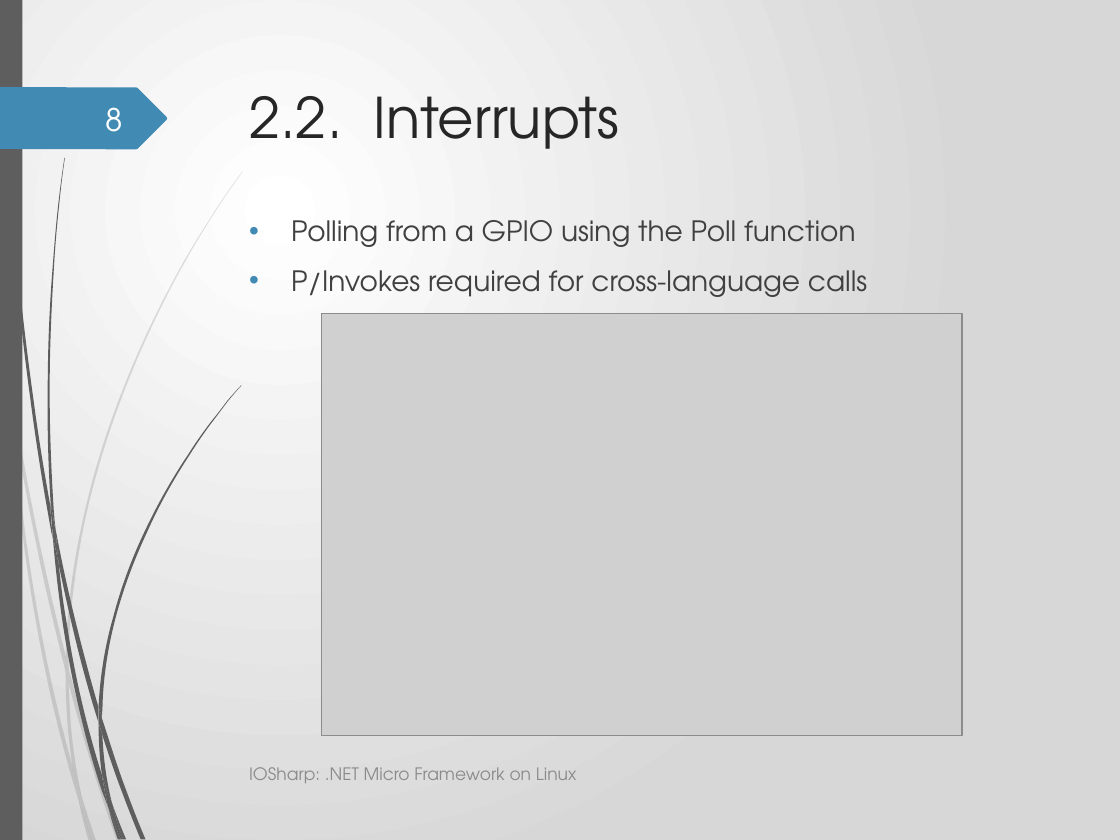
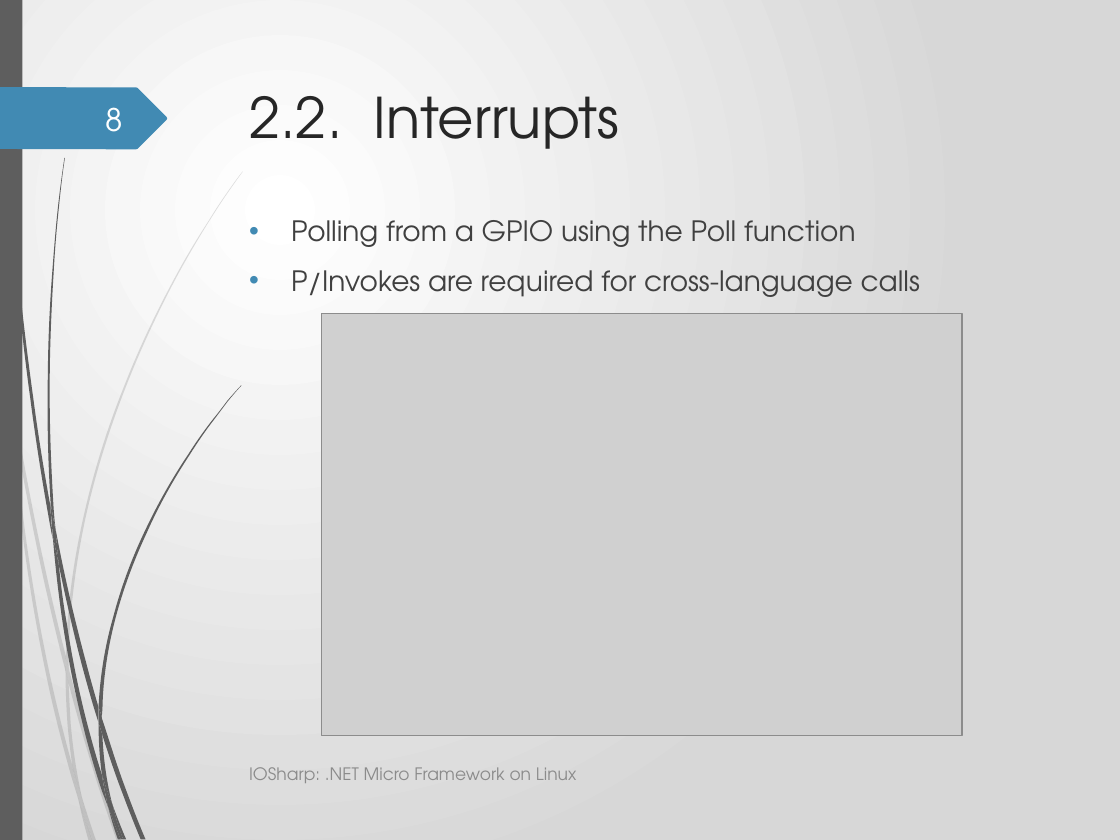
Before and after one commit to GerardSoleCa/BachelorThesisMisc, a slide deck: slide 8 of ThesisDoc/IOSharp.pptx. Drawn at 1120x840 pixels with LibreOffice and Linux fonts; fonts in the diff are those of the drawing; grey boxes stand for pictures; background and template pictures are left out. Boxes give left, top, right and bottom in pixels: in the first picture for what was removed or moved away, otherwise in the second. Text is boxed around its words. In the diff, an @@ line names an element or a change of style, - is before the commit and + after.

```diff
--- a/ThesisDoc/IOSharp.pptx
+++ b/ThesisDoc/IOSharp.pptx
@@ text at box(291, 270, 920, 297): text changed @@
-• P/Invokes required for cross-language calls
+• P/Invokes are required for cross-language calls
```
Also in this commit, not shown: 8 other slides changed, 4 slides added, 5 other files.
